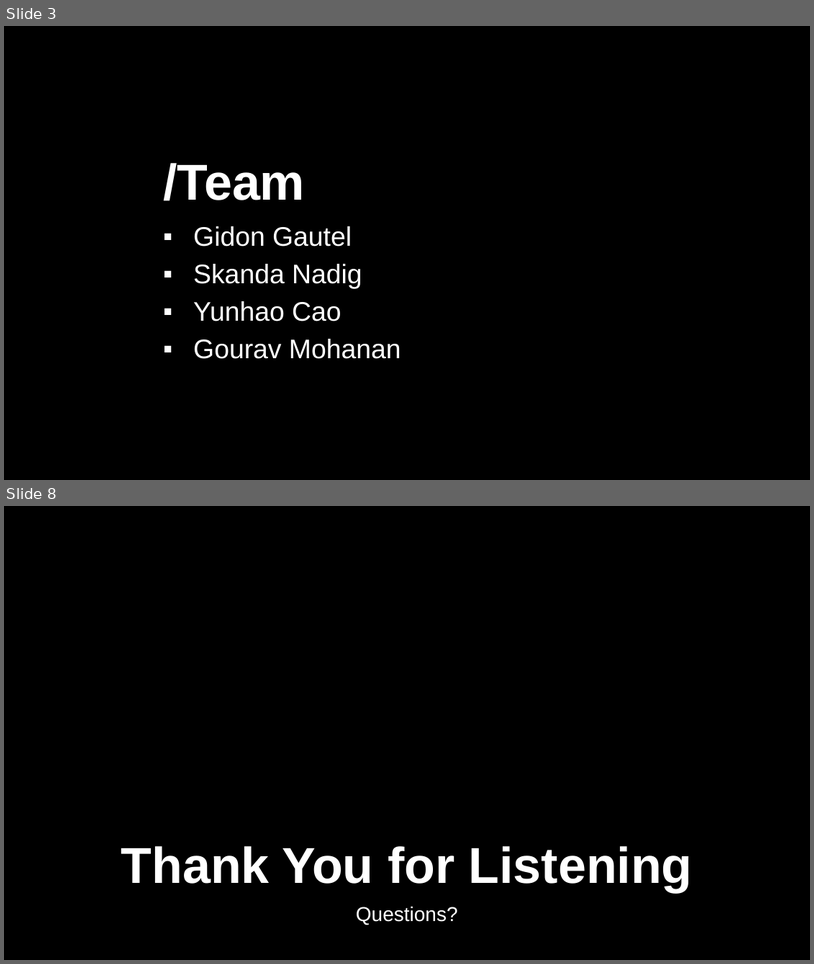
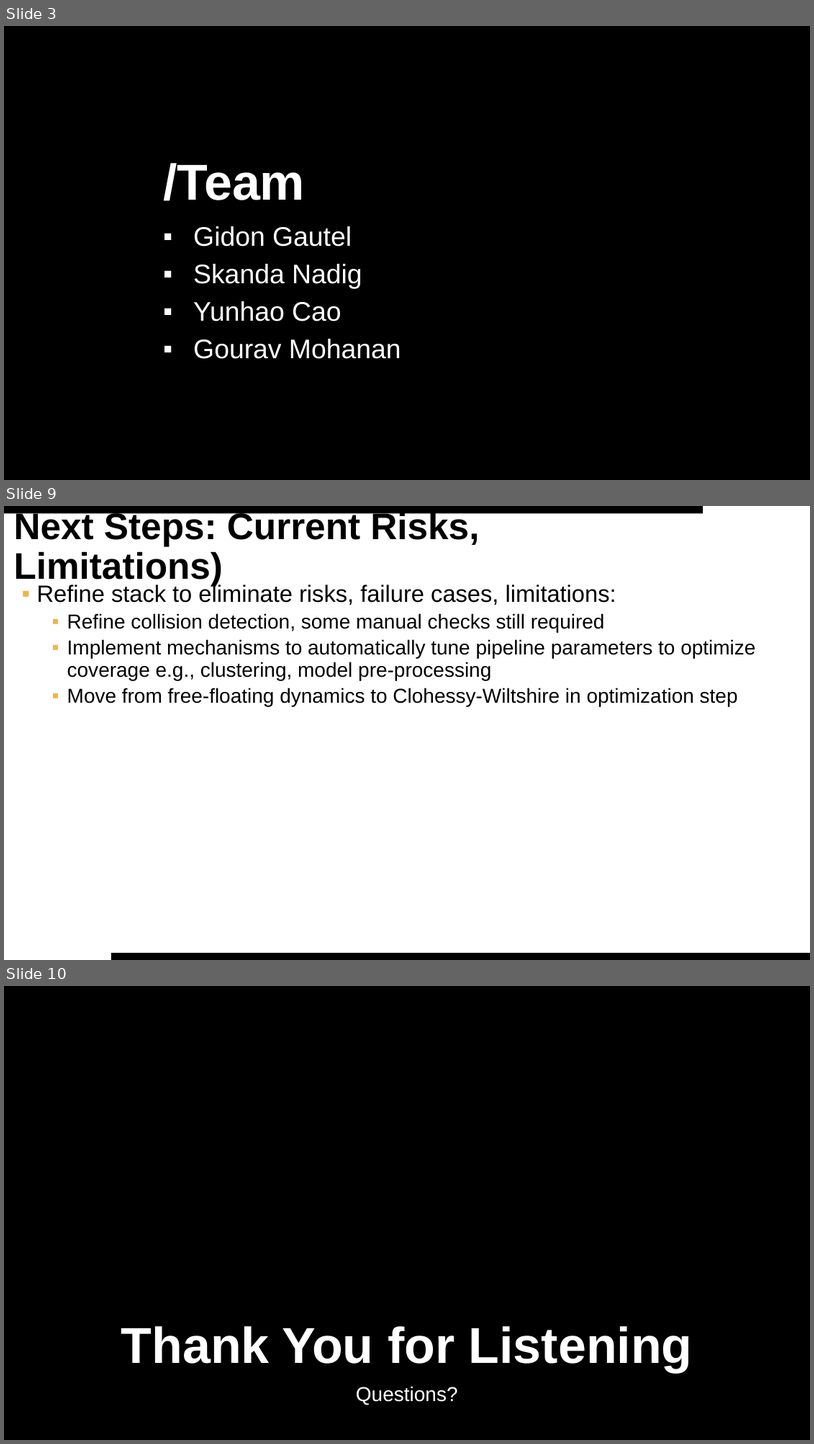
Before and after one commit to gautelg/EK505_Final_Project, a slide deck: Report_Presentation/Presentation.pptx. Shown one above the other, each under a label of ours: slides 3 and 8 before the commit, slides 3, 9 and 10 after it; the slides between them are not shown. The pictures are 814x964 and 814x1444 pixels, drawn with LibreOffice and Linux fonts; fonts in the diff are those of the drawing; background and template pictures are left out. Boxes give left, top, right and bottom in pixels: in the first picture for what was removed or moved away, otherwise in the second. Text is boxed around its words. In the diff, an @@ line names an element or a change of style, - is before the commit and + after.

Commit message:
tuned parameters as best as I could

```diff
--- a/Report_Presentation/Presentation.pptx
+++ b/Report_Presentation/Presentation.pptx
@@ slide 9 added at (4,506,810,960), background #FFFFFF @@
@@ rectangle added at (4,506,703,514), fill #000000 @@
@@ title added at (14,510,479,586), 44 pt, text #000000, bold @@
+Next Steps: Current Risks, Limitations)
@@ text added at (37,583,756,706), 24 pt, text #000000 @@
+▪ Refine stack to eliminate risks, failure cases, limitations:
+  ▪ Refine collision detection, some manual checks still required
+  ▪ Implement mechanisms to automatically tune pipeline parameters to optimize coverage e.g., clustering, model pre-processing
+  ▪ Move from free-floating dynamics to Clohessy-Wiltshire in optimization step
@@ rectangle added at (111,952,810,960), fill #000000 @@
@@ what was slide 8 is now slide 10 @@
```
Also in this commit, not shown: 3 slides changed, 2 other slides added, 1 slide removed, 16 other files.
